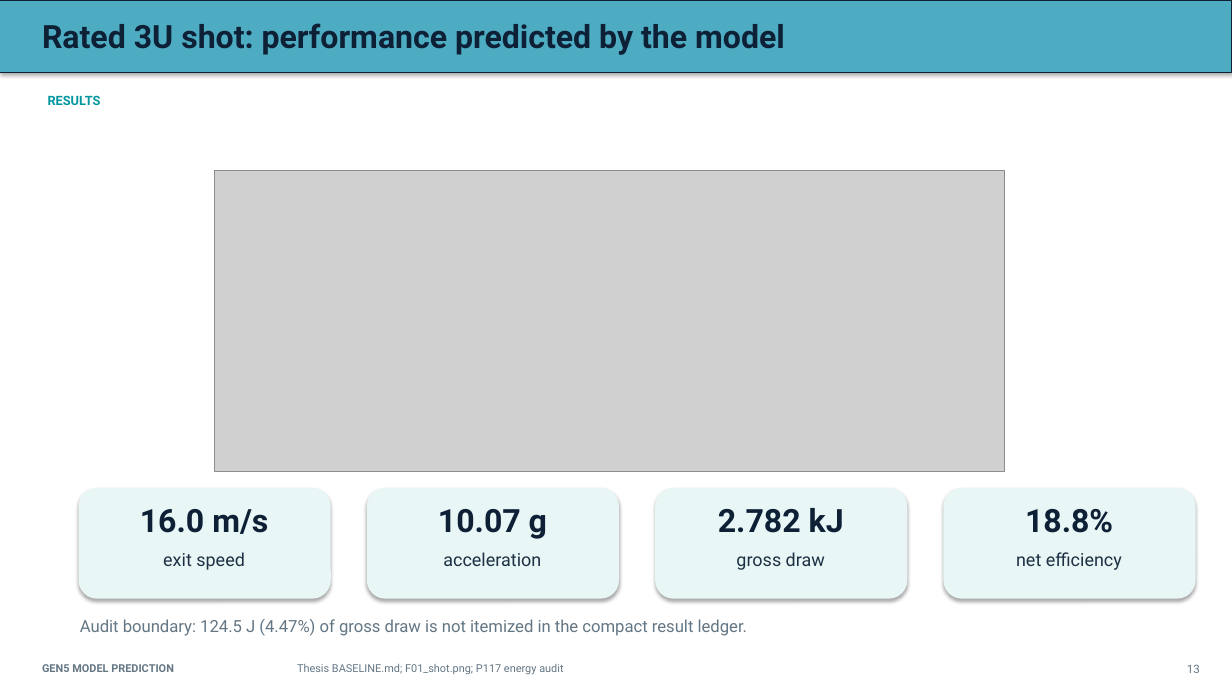
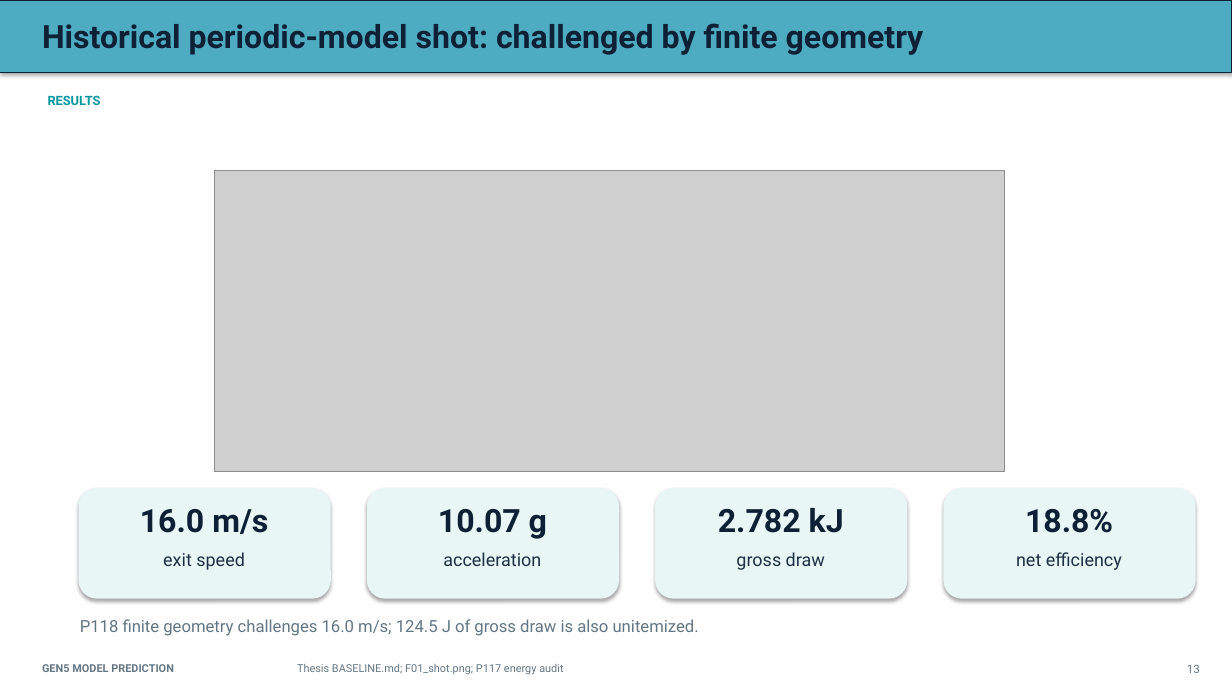
Before and after one commit to aaaaaaaaaaaavm/VOLLEY-thesis, a slide deck: slide 13 of university/final_review_2026_10_10/VOLLEY_Final_Review_2026-10-10.pptx. Drawn at 1232x693 pixels with LibreOffice and Linux fonts; fonts in the diff are those of the drawing; grey boxes stand for pictures. Boxes give left, top, right and bottom in pixels: in the first picture for what was removed or moved away, otherwise in the second. Text is boxed around its words. In the diff, an @@ line names an element or a change of style, - is before the commit and + after.

```diff
--- a/university/final_review_2026_10_10/VOLLEY_Final_Review_2026-10-10.pptx
+++ b/university/final_review_2026_10_10/VOLLEY_Final_Review_2026-10-10.pptx
@@ text at bbox=[42, 23, 924, 55]: text changed @@
-Rated 3U shot: performance predicted by the model
+Historical periodic-model shot: challenged by finite geometry
@@ text at bbox=[80, 619, 699, 636]: text changed @@
-Audit boundary: 124.5 J (4.47%) of gross draw is not itemized in the compact result ledger.
+P118 finite geometry challenges 16.0 m/s; 124.5 J of gross draw is also unitemized.
```
Also in this commit, not shown: 10 other slides changed, 3 slides added, 48 other files.
